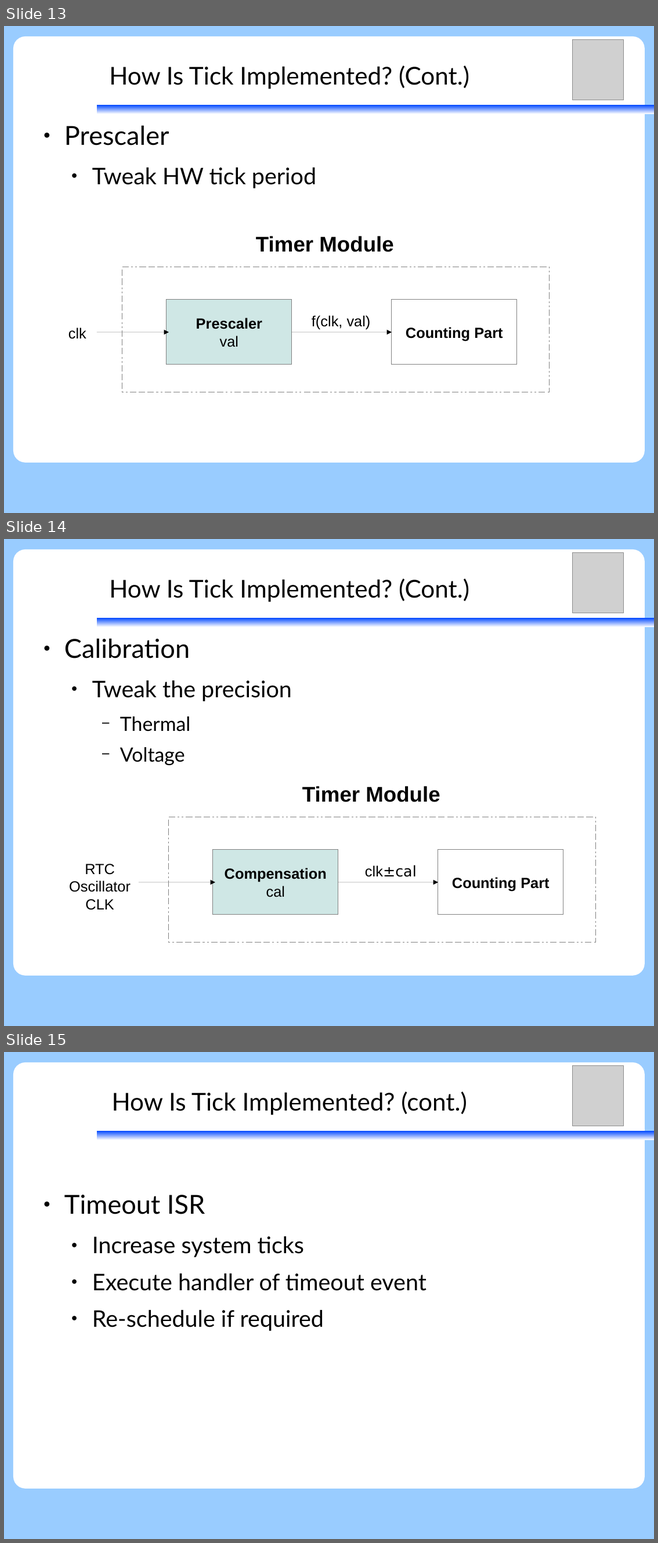
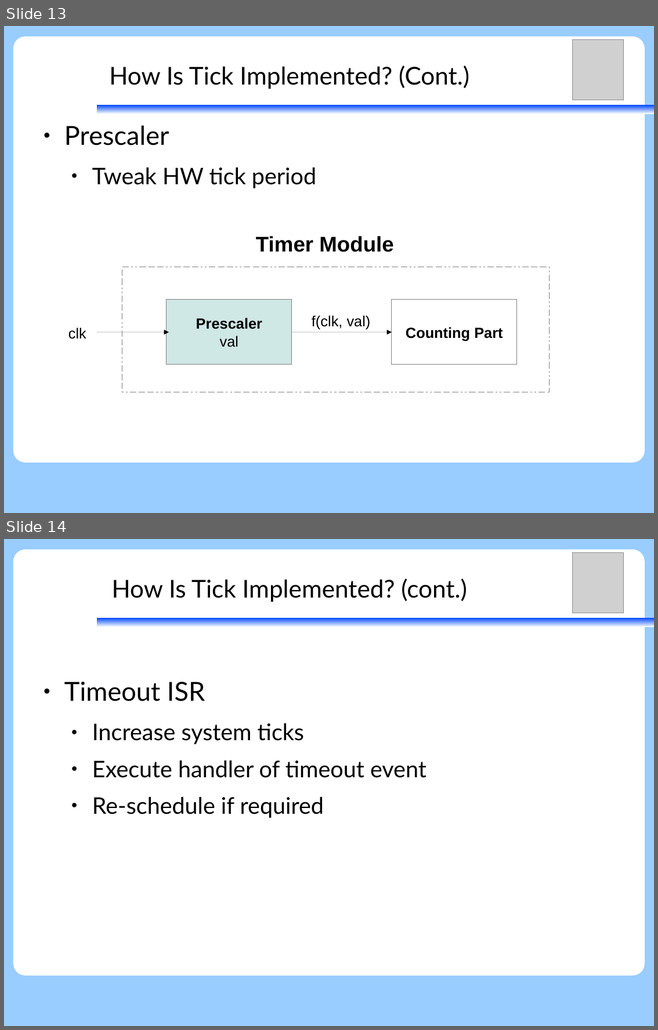
Before and after one commit to vh21/documents, a slide deck: ukernel/f9-microkernel-ktimer.odp. Shown one above the other, each under a label of ours: slides 13, 14 and 15 before the commit, slides 13 and 14 after it. The pictures are 658x1543 and 658x1030 pixels, drawn with LibreOffice and Linux fonts; fonts in the diff are those of the drawing; grey boxes stand for pictures. Boxes give left, top, right and bottom in pixels: in the first picture for what was removed or moved away, otherwise in the second. Text is boxed around its words. In the diff, an @@ line names an element or a change of style, - is before the commit and + after.

Commit message:
ukernel: f9-kernel: remove calibration page

```diff
--- a/ukernel/f9-microkernel-ktimer.odp
+++ b/ukernel/f9-microkernel-ktimer.odp
@@ slide 14 removed at (4, 539, 654, 1026), background #99CCFF; not listed: 3 template elements that a slide beside it also shows @@
@@ picture removed at (573, 553, 624, 613) @@
@@ title removed at (109, 578, 469, 602) @@
-How Is Tick Implemented? (Cont.)
@@ text removed at (64, 638, 292, 766) @@
-● Calibration
-  ● Tweak the precision
-    − Thermal
-    − Voltage
@@ group removed at (69, 786, 596, 943): 3 rectangles, 3 texts, 2 arrows @@
-Counting Part
-Compensation
-cal
-RTC
-Oscillator
-CLK
-clk±cal
-Timer Module
@@ what was slide 15 is now slide 14 @@
```
Also in this commit, not shown: 4 slides changed, 1 slide added.
